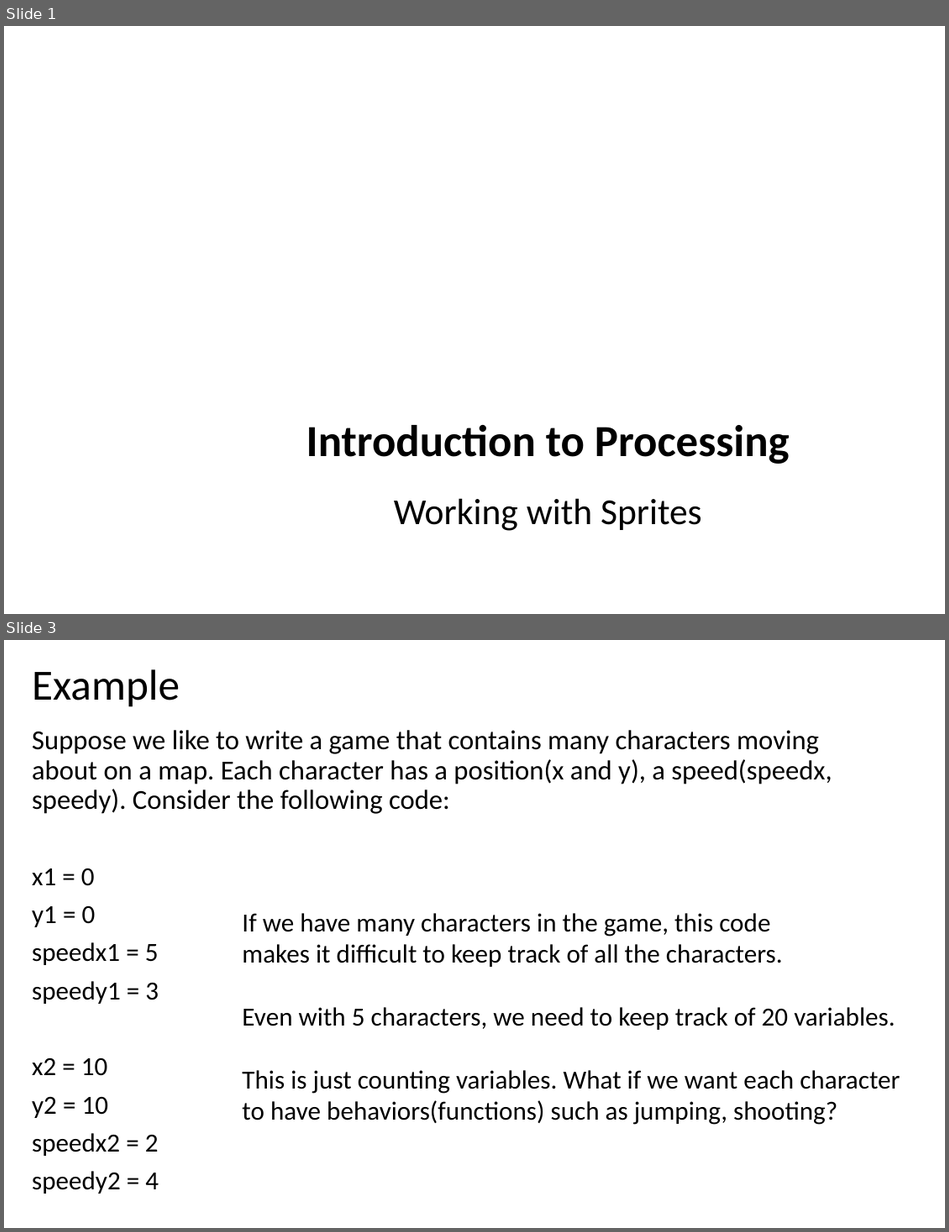
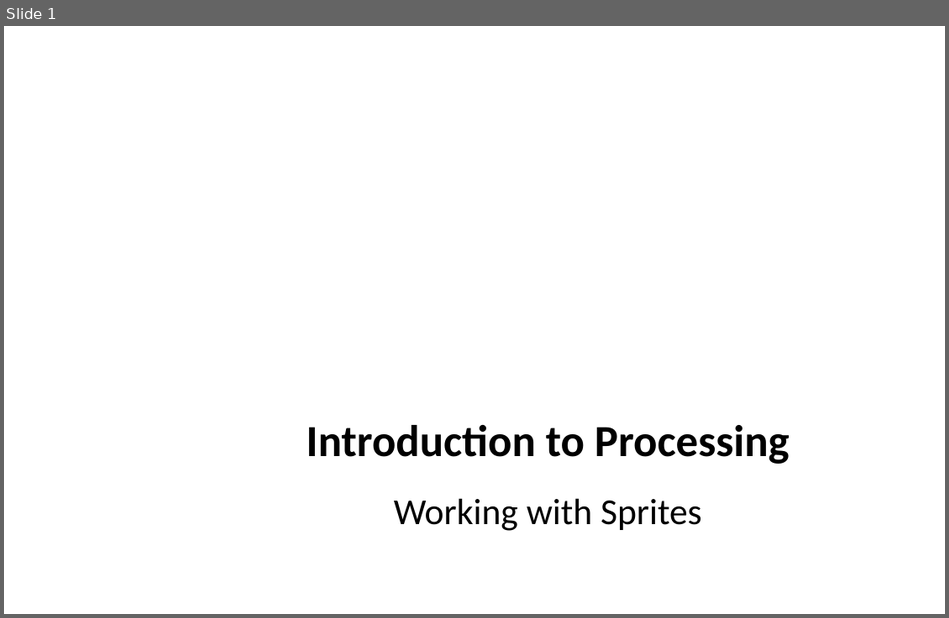
Before and after one commit to LongBaoNguyen/longbaonguyen.github.io, a slide deck: courses/apcsp/processing_arcade/processing3.pptx. Shown one above the other, each under a label of ours: slides 1 and 3 before the commit, slide 1 after it; the slides between them are not shown. The pictures are 949x1232 and 949x618 pixels, drawn with LibreOffice and Linux fonts; fonts in the diff are those of the drawing. Boxes give left, top, right and bottom in pixels: in the first picture for what was removed or moved away, otherwise in the second. Text is boxed around its words. In the diff, an @@ line names an element or a change of style, - is before the commit and + after.

```diff
--- a/courses/apcsp/processing_arcade/processing3.pptx
+++ b/courses/apcsp/processing_arcade/processing3.pptx
@@ slide 3 removed at (4,640,945,1228), background #FFFFFF @@
@@ title removed at (32,669,180,707) @@
-Example
@@ text removed at (32,730,831,1194) @@
-Suppose we like to write a game that contains many characters moving about on a map. Each character has a position(x and y), a speed(speedx, speedy). Consider the following code:
-x1 = 0
-y1 = 0
-speedx1 = 5
-speedy1 = 3
-x2 = 10
-y2 = 10
-speedx2 = 2
-speedy2 = 4
@@ text removed at (242,913,899,1125) @@
-If we have many characters in the game, this code
-makes it difficult to keep track of all the characters.
-Even with 5 characters, we need to keep track of 20 variables.
-This is just counting variables. What if we want each character
-to have behaviors(functions) such as jumping, shooting?
```
Also in this commit, not shown: 13 slides changed, 1 slide added, 2 other slides removed, 8 other files.
